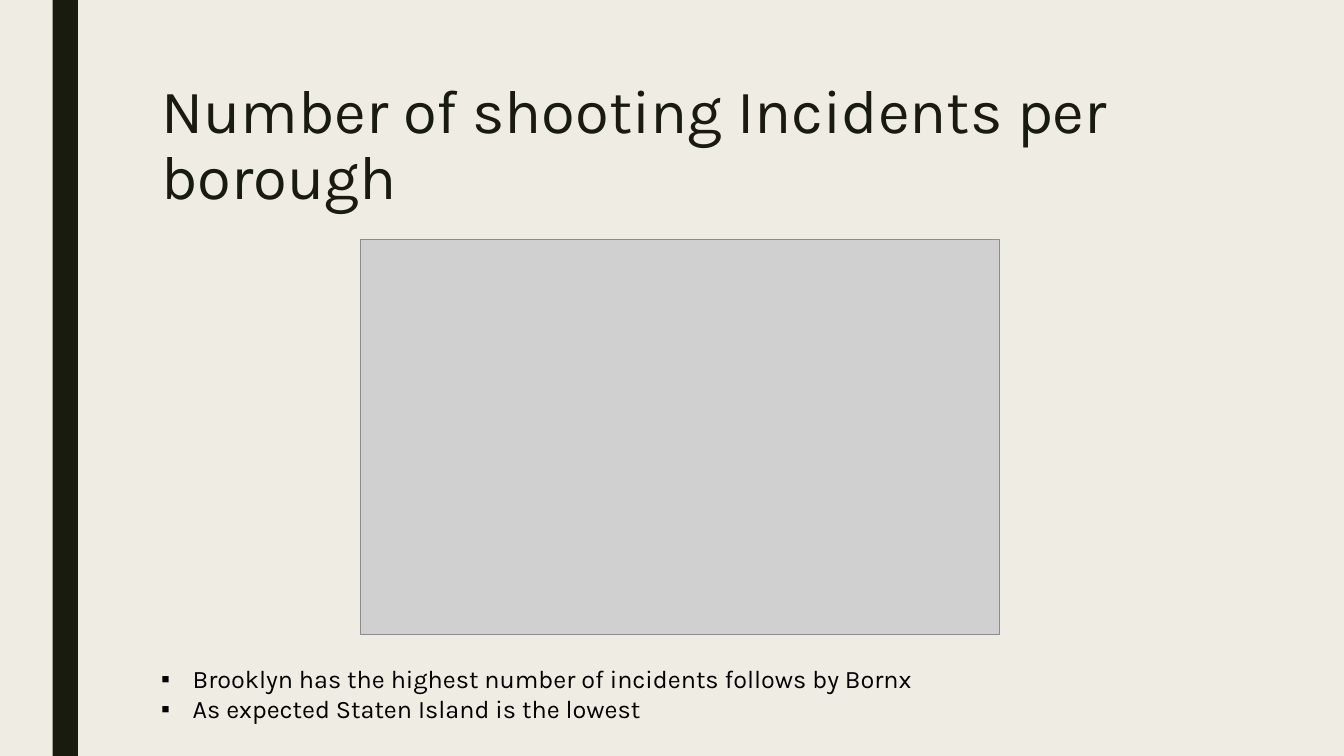
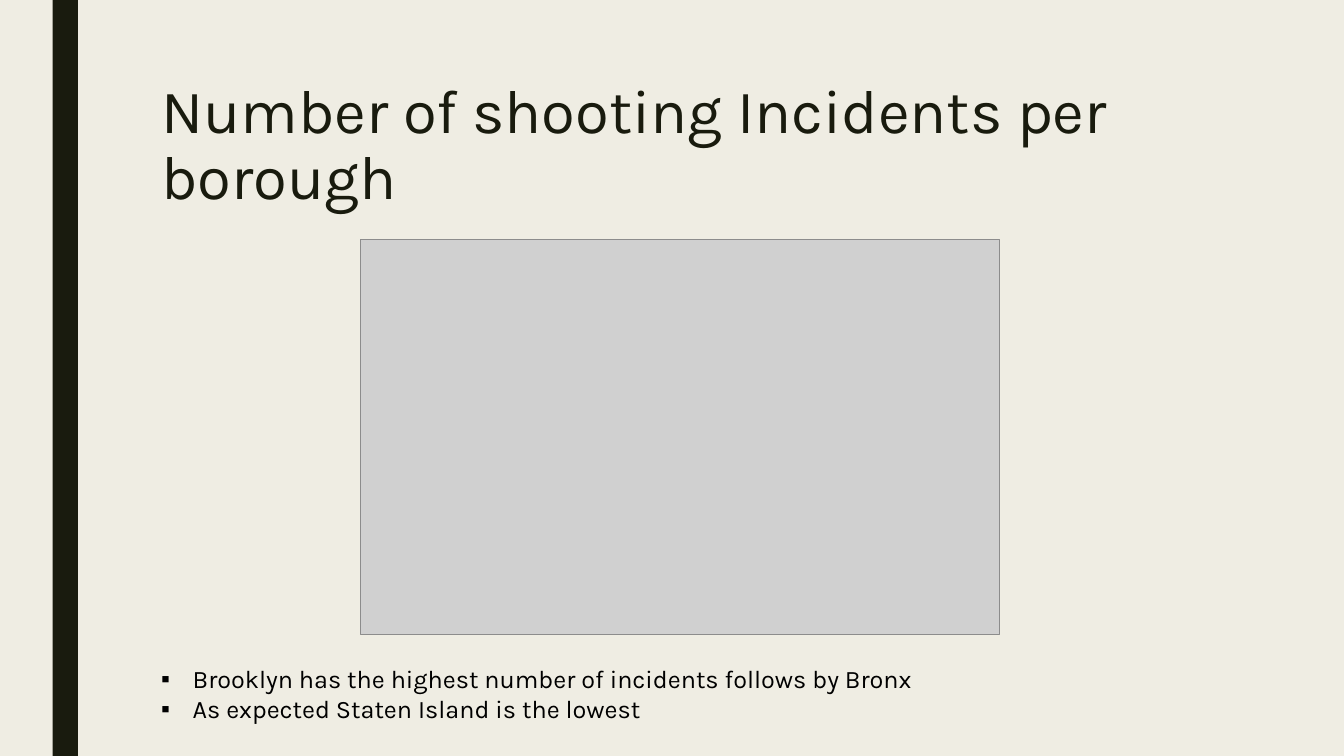
Before and after one commit to chirayuparikh/CU_DS_Files, a slide deck: slide 3 of NYPD_Slid.pptx. Drawn at 1344x756 pixels with LibreOffice and Linux fonts; fonts in the diff are those of the drawing; grey boxes stand for pictures. Boxes give left, top, right and bottom in pixels: in the first picture for what was removed or moved away, otherwise in the second. Text is boxed around its words. In the diff, an @@ line names an element or a change of style, - is before the commit and + after.

Commit message:
Correcting typo in ppt file

```diff
--- a/NYPD_Slid.pptx
+++ b/NYPD_Slid.pptx
@@ text at [193, 670, 912, 694]: text changed @@
-▪ Brooklyn has the highest number of incidents follows by Bornx
+▪ Brooklyn has the highest number of incidents follows by Bronx
```
Also in this commit, not shown: 3 other slides changed.
